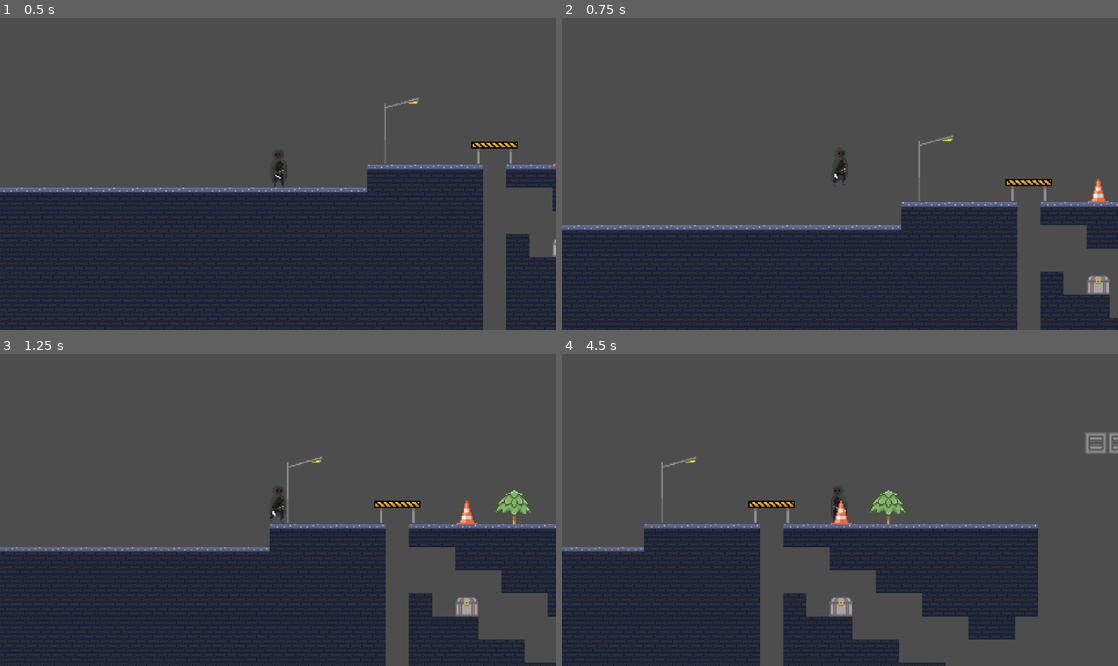
Above: before the commit, frames 1-4 (two rows, left to right).
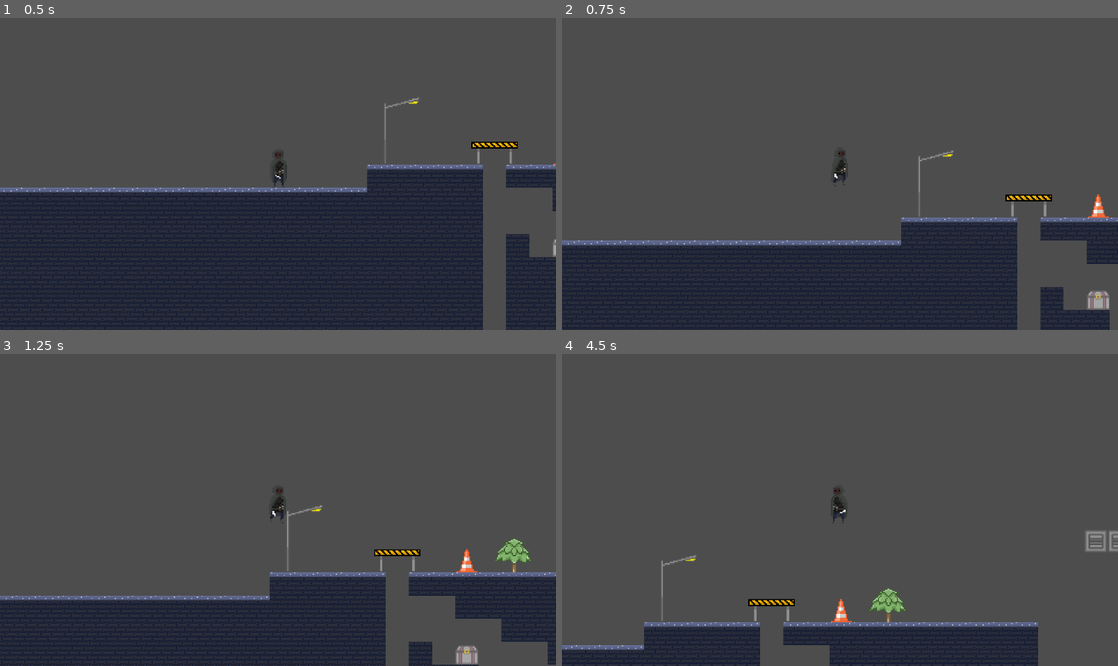
Above: after the commit, the same moments.

Repository: JuMad-SE/UNALVentura
Game: Godot game, scene res://Scenes/level_1.tscn
Two runs of this game, one before a commit and one after it. Both use one fixed random seed, a clock stepped at 60 frames per second and the inputs below.
Inputs:
- Up to frame 1 (0.5 s): no input
- Up to frame 2 (0.75 s): tap Enter at 0.5 s; hold Right (move_right) from 0.53 s (still down); tap Space (jump) at 0.6 s
- Up to frame 3 (1.25 s): keep holding Right (move_right); tap Space (jump) at 0.77, 1.07 s
- Up to frame 4 (4.5 s): tap Z (attack) at 1.35, 2.85, 4.35 s; tap Space (jump) at 1.52, 1.55, 1.82, 2.1, 3.02, 3.05, 3.32, 3.6, 3.77, 4.07 s; release Right (move_right) at 2.03 s; hold Left (move_left) 2.03-2.78 s; hold Right (move_right) 2.78-4.28 s; hold Left (move_left) from 4.28 s (still down)

Frame 1 is identical in both runs. In frame 2, 8.4% of the frame differs, in the area x 0-100%, y 37-100%; in frame 3, 22%; in frame 4, 29%, in the area x 0-100%, y 25-100%.

Commit message:
Cambia interfaz de menus

Diff:
--- a/Scenes/deathUI.tscn
+++ b/Scenes/deathUI.tscn
@@ -1,6 +1,14 @@
-[gd_scene load_steps=2 format=3 uid="uid://poqegt6tvdlb"]
+[gd_scene load_steps=6 format=3 uid="uid://poqegt6tvdlb"]
 
 [ext_resource type="Script" uid="uid://dwe5dpa55p7ih" path="res://Scenes/death_ui.gd" id="1_e6fjf"]
+[ext_resource type="Texture2D" uid="uid://cm2xq3c5fqewb" path="res://sprites/UI/UIback.png" id="2_jjx78"]
+[ext_resource type="Theme" uid="uid://3tx6l7m0r8ph" path="res://resources/default.tres" id="4_jjx78"]
+[ext_resource type="FontFile" uid="uid://cypg460wvilq0" path="res://sprites/fonts/MinimalPixel v2.ttf" id="4_o8jgg"]
+
+[sub_resource type="LabelSettings" id="LabelSettings_foxjn"]
+font = ExtResource("4_o8jgg")
+font_size = 20
+font_color = Color(1, 0.960784, 0.941176, 1)
 
 [node name="DeathUi" type="CanvasLayer" groups=["death_ui"]]
 script = ExtResource("1_e6fjf")
@@ -8,25 +16,48 @@
 [node name="ColorRect" type="ColorRect" parent="."]
 offset_right = 484.0
 offset_bottom = 269.0
-color = Color(3.85046e-06, 0.652928, 0.860931, 1)
+color = Color(0, 0.12549, 0.145098, 0.258824)
 
 [node name="MarginContainer" type="MarginContainer" parent="ColorRect"]
 layout_mode = 0
 offset_right = 486.0
 offset_bottom = 268.0
 
-[node name="VBoxContainer" type="VBoxContainer" parent="ColorRect/MarginContainer"]
+[node name="NinePatchRect" type="NinePatchRect" parent="ColorRect/MarginContainer"]
 layout_mode = 2
 
-[node name="Label" type="Label" parent="ColorRect/MarginContainer/VBoxContainer"]
-modulate = Color(0, 0, 0, 1)
-self_modulate = Color(0, 0, 0, 1)
+[node name="NinePatchRect" type="NinePatchRect" parent="ColorRect/MarginContainer/NinePatchRect"]
+layout_mode = 0
+offset_left = 161.0
+offset_top = 61.0
+offset_right = 320.0
+offset_bottom = 200.0
+texture = ExtResource("2_jjx78")
+region_rect = Rect2(0, 0, 44, 44)
+patch_margin_left = 5
+patch_margin_top = 5
+patch_margin_right = 5
+patch_margin_bottom = 5
+axis_stretch_horizontal = 2
+axis_stretch_vertical = 2
+
+[node name="Label" type="Label" parent="ColorRect/MarginContainer/NinePatchRect"]
 layout_mode = 2
+offset_left = 185.0
+offset_top = 84.0
+offset_right = 299.0
+offset_bottom = 107.0
 text = "Has muerto"
+label_settings = SubResource("LabelSettings_foxjn")
 horizontal_alignment = 1
 
-[node name="Respawn" type="Button" parent="ColorRect/MarginContainer/VBoxContainer"]
+[node name="Respawn" type="Button" parent="ColorRect/MarginContainer/NinePatchRect"]
 layout_mode = 2
-text = "Reaparecer"
+offset_left = 184.0
+offset_top = 133.0
+offset_right = 299.0
+offset_bottom = 161.0
+theme = ExtResource("4_jjx78")
+text = "Respawn"
 
-[connection signal="pressed" from="ColorRect/MarginContainer/VBoxContainer/Respawn" to="." method="_on_respawn_pressed"]
+[connection signal="pressed" from="ColorRect/MarginContainer/NinePatchRect/Respawn" to="." method="_on_respawn_pressed"]
--- a/Scenes/player.tscn
+++ b/Scenes/player.tscn
@@ -316,7 +316,7 @@
 script = ExtResource("1_cvnsp")
 move_speed = 120.0
 health = 30.0
-jump_speed = 300.0
+jump_speed = 400.0
 attack_damage = 10
 metadata/_edit_group_ = true
 
--- a/Scenes/victoryUI.tscn
+++ b/Scenes/victoryUI.tscn
@@ -1,6 +1,13 @@
-[gd_scene load_steps=2 format=3 uid="uid://ds8e5cgijvpir"]
+[gd_scene load_steps=6 format=3 uid="uid://ds8e5cgijvpir"]
 
 [ext_resource type="Script" uid="uid://btfh8rn5pgmoj" path="res://Scenes/victory_ui.gd" id="1_3qwmw"]
+[ext_resource type="Texture2D" uid="uid://cm2xq3c5fqewb" path="res://sprites/UI/UIback.png" id="2_o2jyu"]
+[ext_resource type="FontFile" uid="uid://cypg460wvilq0" path="res://sprites/fonts/MinimalPixel v2.ttf" id="3_o2jyu"]
+[ext_resource type="Theme" uid="uid://3tx6l7m0r8ph" path="res://resources/default.tres" id="4_w4jsj"]
+
+[sub_resource type="LabelSettings" id="LabelSettings_bpf1k"]
+font = ExtResource("3_o2jyu")
+font_size = 20
 
 [node name="VictoryUi" type="CanvasLayer"]
 script = ExtResource("1_3qwmw")
@@ -8,27 +15,63 @@
 [node name="ColorRect" type="ColorRect" parent="."]
 offset_right = 489.0
 offset_bottom = 271.0
+color = Color(0, 0.12549, 0.145098, 0.258824)
 
 [node name="MarginContainer" type="MarginContainer" parent="ColorRect"]
 layout_mode = 0
 offset_right = 488.0
 offset_bottom = 268.0
 
-[node name="GridContainer" type="VBoxContainer" parent="ColorRect/MarginContainer"]
+[node name="GridContainer" type="NinePatchRect" parent="ColorRect/MarginContainer"]
 layout_mode = 2
+patch_margin_left = 5
+patch_margin_top = 5
+patch_margin_right = 5
+patch_margin_bottom = 5
+axis_stretch_horizontal = 2
+axis_stretch_vertical = 2
+
+[node name="NinePatchRect" type="NinePatchRect" parent="ColorRect/MarginContainer/GridContainer"]
+layout_mode = 0
+offset_left = 161.0
+offset_top = 32.0
+offset_right = 325.0
+offset_bottom = 234.0
+texture = ExtResource("2_o2jyu")
+patch_margin_left = 5
+patch_margin_top = 5
+patch_margin_right = 5
+patch_margin_bottom = 5
+axis_stretch_horizontal = 2
+axis_stretch_vertical = 2
 
 [node name="Label" type="Label" parent="ColorRect/MarginContainer/GridContainer"]
-modulate = Color(0, 0, 0, 1)
 layout_mode = 2
+offset_left = 181.0
+offset_top = 50.0
+offset_right = 309.0
+offset_bottom = 73.0
 text = "Has ganado"
+label_settings = SubResource("LabelSettings_bpf1k")
+horizontal_alignment = 1
 
 [node name="Reiniciar" type="Button" parent="ColorRect/MarginContainer/GridContainer"]
 layout_mode = 2
-text = "Reiniciar"
+offset_left = 183.0
+offset_top = 166.0
+offset_right = 303.0
+offset_bottom = 200.0
+theme = ExtResource("4_w4jsj")
+text = "Menu"
 
 [node name="Menu" type="Button" parent="ColorRect/MarginContainer/GridContainer"]
 layout_mode = 2
-text = "Menú"
+offset_left = 182.0
+offset_top = 104.0
+offset_right = 303.0
+offset_bottom = 138.0
+theme = ExtResource("4_w4jsj")
+text = "Reiniciar"
 
 [connection signal="button_down" from="ColorRect/MarginContainer/GridContainer/Reiniciar" to="." method="_on_reiniciar_button_down"]
 [connection signal="pressed" from="ColorRect/MarginContainer/GridContainer/Reiniciar" to="." method="_on_reiniciar_pressed"]
--- /dev/null
+++ b/resources/bg.tres
@@ -0,0 +1,3 @@
+[gd_resource type="Theme" format=3 uid="uid://ccpqijyxkk56d"]
+
+[resource]
--- /dev/null
+++ b/resources/default.tres
@@ -0,0 +1,58 @@
+[gd_resource type="Theme" load_steps=7 format=3 uid="uid://3tx6l7m0r8ph"]
+
+[ext_resource type="Texture2D" uid="uid://doom0hn2ykegj" path="res://sprites/UI/Button.png" id="1_i71n2"]
+[ext_resource type="FontFile" uid="uid://cypg460wvilq0" path="res://sprites/fonts/MinimalPixel v2.ttf" id="1_vajuw"]
+[ext_resource type="Texture2D" uid="uid://dgyfau4h7ndj3" path="res://sprites/UI/Button_press.png" id="3_7bl14"]
+
+[sub_resource type="StyleBoxFlat" id="StyleBoxFlat_hrfyl"]
+content_margin_left = 4.0
+content_margin_top = 4.0
+content_margin_right = 4.0
+content_margin_bottom = 4.0
+bg_color = Color(0.1, 0.1, 0.1, 0.3)
+corner_radius_top_left = 3
+corner_radius_top_right = 3
+corner_radius_bottom_right = 3
+corner_radius_bottom_left = 3
+corner_detail = 5
+
+[sub_resource type="StyleBoxTexture" id="StyleBoxTexture_hrfyl"]
+texture = ExtResource("3_7bl14")
+texture_margin_left = 2.0
+texture_margin_top = 2.0
+texture_margin_right = 2.0
+texture_margin_bottom = 2.0
+
+[sub_resource type="StyleBoxTexture" id="StyleBoxTexture_300pt"]
+texture = ExtResource("1_i71n2")
+texture_margin_left = 2.0
+texture_margin_top = 2.0
+texture_margin_right = 2.0
+texture_margin_bottom = 2.0
+region_rect = Rect2(-0.147865, 0.021723, 46.1479, 14.1387)
+
+[resource]
+Button/colors/font_color = Color(0.875, 0.875, 0.875, 1)
+Button/colors/font_disabled_color = Color(0.875, 0.875, 0.875, 0.5)
+Button/colors/font_focus_color = Color(0.95, 0.95, 0.95, 1)
+Button/colors/font_hover_color = Color(0.95, 0.95, 0.95, 1)
+Button/colors/font_hover_pressed_color = Color(1, 1, 1, 1)
+Button/colors/font_outline_color = Color(0, 0, 0, 1)
+Button/colors/font_pressed_color = Color(1, 1, 1, 1)
+Button/colors/icon_disabled_color = Color(1, 1, 1, 0.4)
+Button/colors/icon_focus_color = Color(1, 1, 1, 1)
+Button/colors/icon_hover_color = Color(1, 1, 1, 1)
+Button/colors/icon_hover_pressed_color = Color(1, 1, 1, 1)
+Button/colors/icon_normal_color = Color(1, 1, 1, 1)
+Button/colors/icon_pressed_color = Color(1, 1, 1, 1)
+Button/constants/align_to_largest_stylebox = 0
+Button/constants/h_separation = 4
+Button/constants/icon_max_width = 0
+Button/constants/outline_size = 0
+Button/font_sizes/font_size = 17
+Button/fonts/font = ExtResource("1_vajuw")
+Button/styles/disabled = SubResource("StyleBoxFlat_hrfyl")
+Button/styles/focus = SubResource("StyleBoxTexture_hrfyl")
+Button/styles/hover = SubResource("StyleBoxTexture_300pt")
+Button/styles/normal = SubResource("StyleBoxTexture_300pt")
+Button/styles/pressed = SubResource("StyleBoxTexture_hrfyl")
Binary file added: sprites/UI/Button.png
Not shown, added: sprites/UI/Button.png.import
Binary file added: sprites/UI/Button_press.png
Not shown, added: sprites/UI/Button_press.png.import
Binary file added: sprites/UI/GUI.png
Not shown, added: sprites/UI/GUI.png.import
Binary file added: sprites/UI/UIback.png
Not shown, added: sprites/UI/UIback.png.import
Binary file added: sprites/UI/UIbanner.png
Not shown, added: sprites/UI/UIbanner.png.import
Binary file added: sprites/UI/bgui.png
Not shown, added: sprites/UI/bgui.png.import
(and 2 more such lines)
